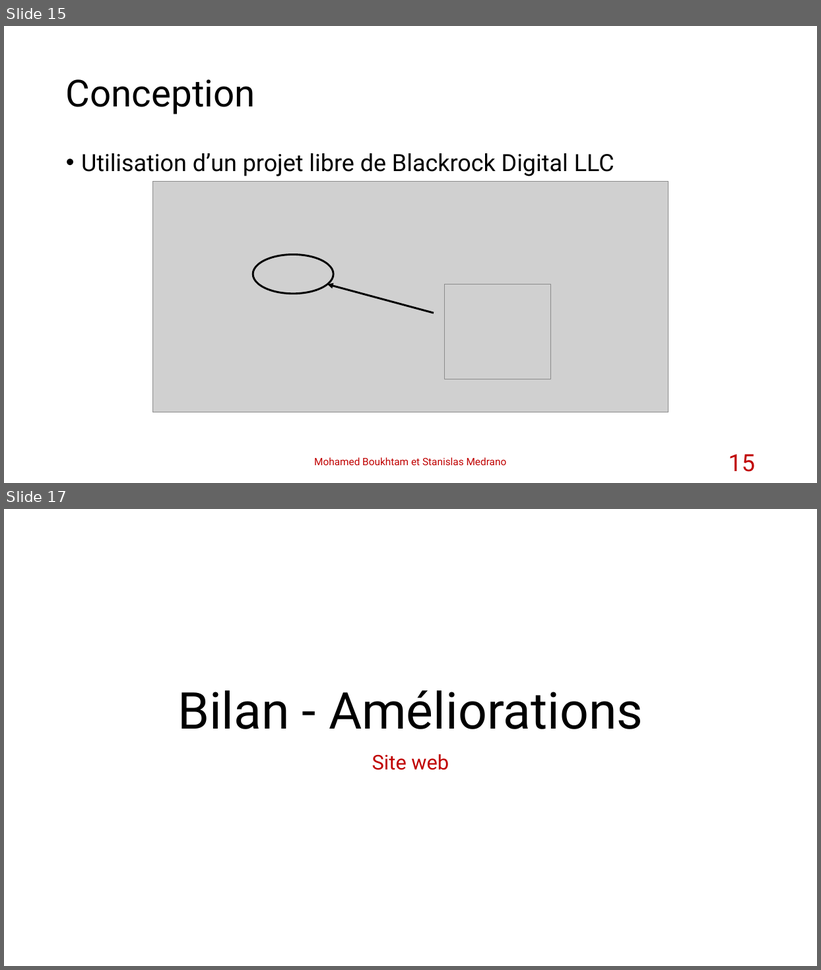
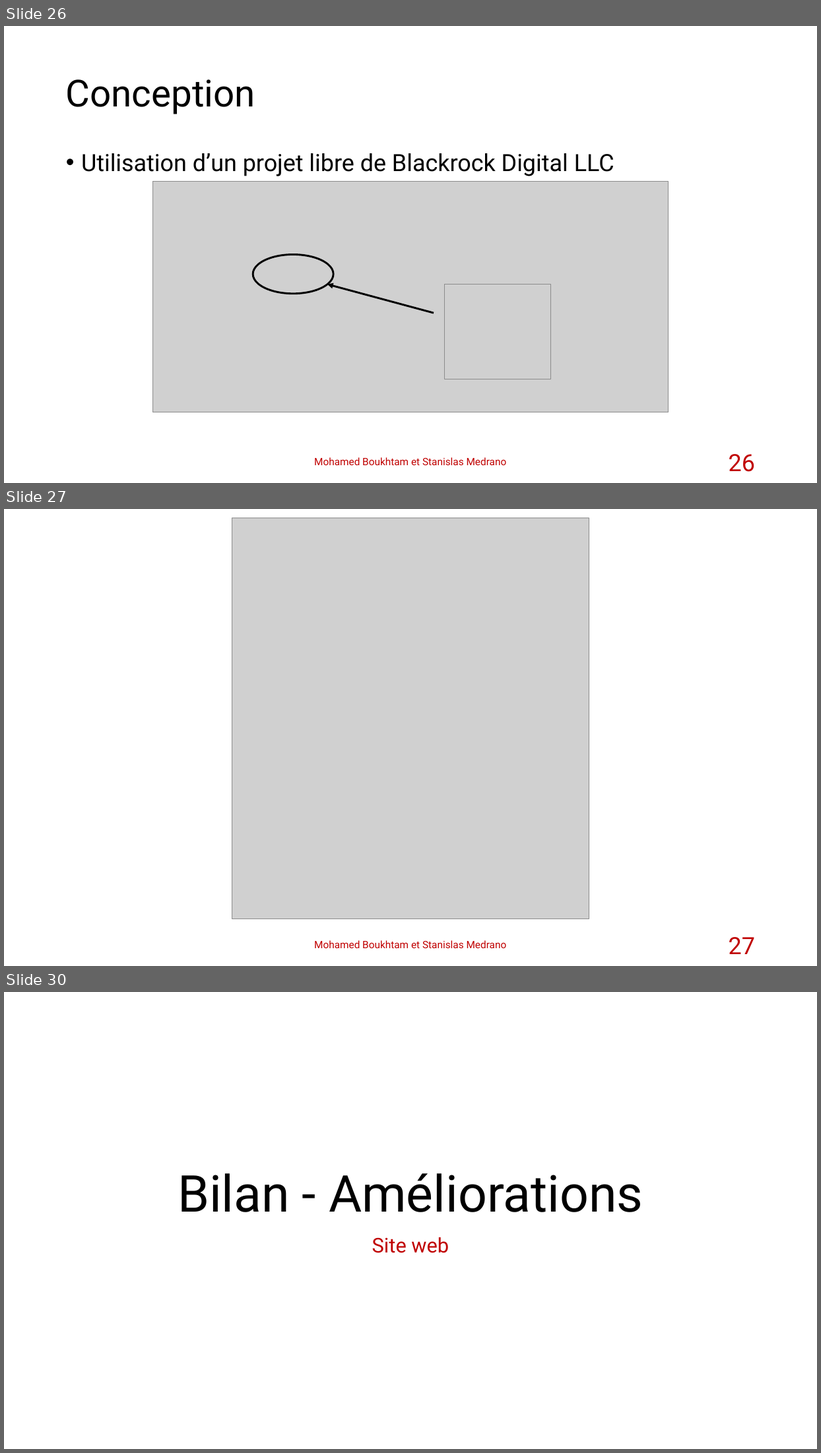
Before and after one commit to stanfrbd/stcodin, a slide deck: documents/Projet_Codin_StanislasMedrano_MohamedBoukhtam.pptx. Shown one above the other, each under a label of ours: slides 15 and 17 before the commit, slides 26, 27 and 30 after it; the slides between them are not shown. The pictures are 821x970 and 821x1453 pixels, drawn with LibreOffice and Linux fonts; fonts in the diff are those of the drawing; grey boxes stand for pictures; background and template pictures are left out. Boxes give left, top, right and bottom in pixels: in the first picture for what was removed or moved away, otherwise in the second. Text is boxed around its words. In the diff, an @@ line names an element or a change of style, - is before the commit and + after.

```diff
--- a/documents/Projet_Codin_StanislasMedrano_MohamedBoukhtam.pptx
+++ b/documents/Projet_Codin_StanislasMedrano_MohamedBoukhtam.pptx
@@ slide 27 added at [4, 509, 817, 966], background #FFFFFF @@
@@ picture added at [232, 518, 589, 920] @@
@@ text added at [314, 941, 507, 949], 12 pt, text #C00000 @@
+Mohamed Boukhtam et Stanislas Medrano
@@ page number added at [729, 937, 755, 955], 28 pt, text #C00000 @@
+27
@@ what was slide 15 is now slide 26 @@
@@ page number at [729, 454, 755, 472]: text changed @@
-15
+26
@@ what was slide 17 is now slide 30 @@
```
Also in this commit, not shown: 3 slides changed, 12 other slides added, 4 other files.
